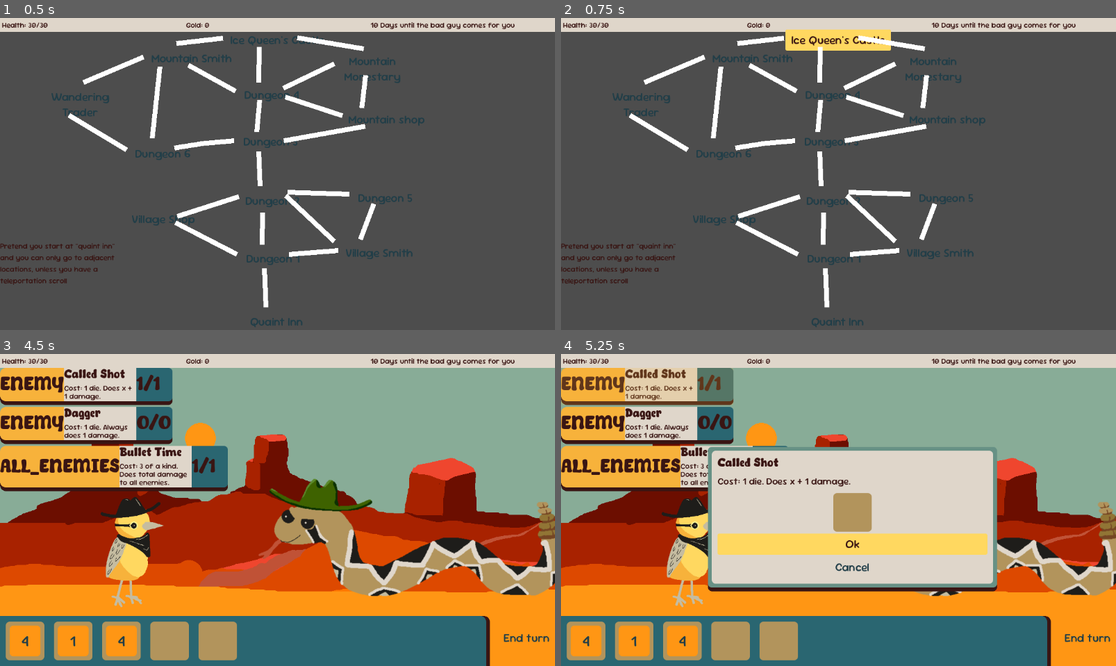
Above: before the commit, frames 1-4 (two rows, left to right).
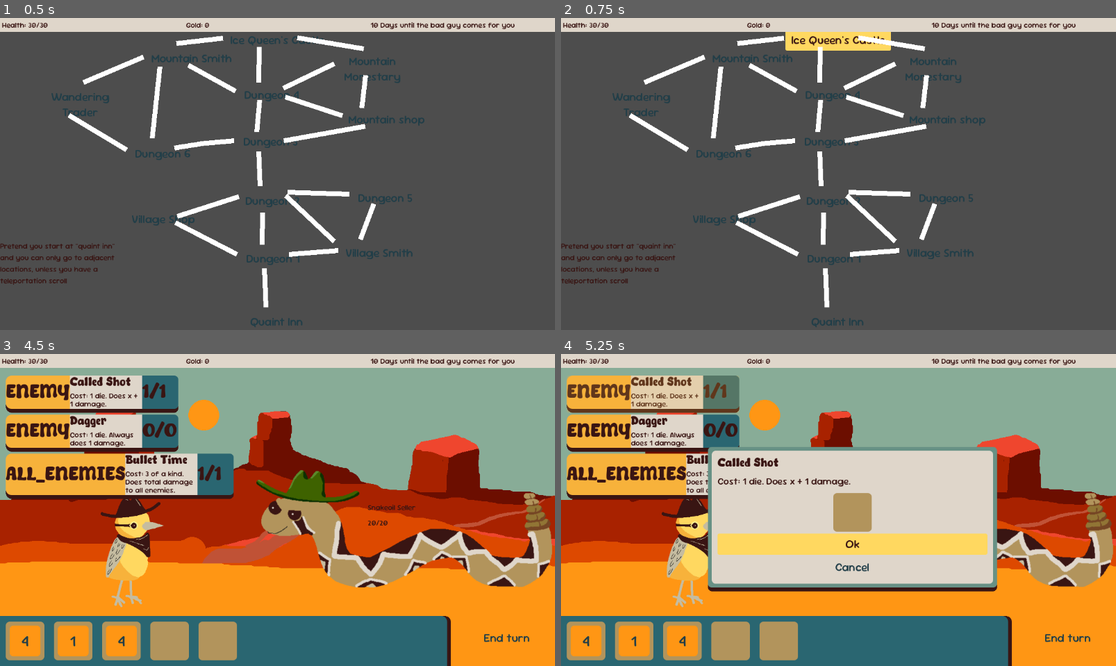
Above: after the commit, the same moments.

Repository: maryilewis/dice-game
Game: Godot game, scene res://main/main.tscn
The game is run twice, just before and just after one commit, with the same random seed, the same clock (stepped at 60 frames per second) and the same inputs.
Inputs (mouse positions are in pixels of both pictures, inside the frame that each line leads up to):
- Up to frame 1 (0.5 s): no input
- Up to frame 2 (0.75 s): click "Ice Queen's Castle" at 0.5 s
- Up to frame 3 (4.5 s): click "Mountain Monestary" at 1.25 s; click "Mountain shop" at 2 s; click "Mountain Smith" at 2.75 s; click "Wandering Trader" at 3.5 s; click "Dungeon 1" at 4.25 s
- Up to frame 4 (5.25 s): click (649, 385) at 5.02 s

Frame 1 is identical in both runs. In frame 2, 0.2% of the frame differs, in the area x 40-60%, y 3-5%; in frame 3, 38%, in the area x 0-100%, y 4-100%; in frame 4, 23%.

Commit message:
show enemy

Diff:
--- a/characters/character.gd
+++ b/characters/character.gd
@@ -7,6 +7,13 @@
 var hp_max: int = 20
 var armor: int = 0
 var block: int = 0
+
+
+
+func turn_reset():
+	block = 0
+
+
 
 func take_damage(amt: int, ignore_armor: bool = false):
 	if amt == 0:
@@ -42,5 +49,9 @@
 	block += amt
 
 
-func turn_reset():
-	block = 0
+func set_armor(amt):
+	armor = amt
+
+
+func gain_armor(amt):
+	armor += amt
--- a/characters/enemies/enemy.gd
+++ b/characters/enemies/enemy.gd
@@ -1,5 +1,8 @@
 @abstract
 class_name Enemy extends Character
 
+var image_path: String
+var display_name: String
+
 @abstract
 func take_turn(enemies: Array, player: Player)
--- a/characters/enemies/regular_enemy.gd
+++ b/characters/enemies/enemy_snakey.gd
@@ -1,4 +1,11 @@
 class_name RegularEnemy extends Enemy
+
+
+func _init():
+	display_name = "Snakeoil Seller"
+	hp = 20
+	hp_max = hp
+	image_path = "res://images/snakey.png"
 
 
 func take_turn(_enemies: Array, player: Player):
--- /dev/null
+++ b/characters/enemies/enemy_visual.gd
@@ -0,0 +1,10 @@
+class_name EnemyVisual extends Node2D
+
+var enemy: Enemy:
+	set(value):
+		enemy = value
+		%Name.text = enemy.display_name
+		%HP.text = str(enemy.hp) + "/" + str(enemy.hp_max)
+		$Sprite2D.texture = load(enemy.image_path)
+	get():
+		return enemy
--- a/characters/enemies/enemy_visual.tscn
+++ b/characters/enemies/enemy_visual.tscn
@@ -1,13 +1,24 @@
-[gd_scene format=3 uid="uid://br8030cxjs20k"]
+[gd_scene load_steps=3 format=3 uid="uid://br8030cxjs20k"]
+
+[ext_resource type="Script" uid="uid://ckgdvsjrckgrn" path="res://characters/enemies/enemy_visual.gd" id="1_eoq23"]
+[ext_resource type="Texture2D" uid="uid://cpayjcdgpyogg" path="res://images/snakey.png" id="2_us8be"]
 
 [node name="Enemy" type="Node2D"]
+script = ExtResource("1_eoq23")
+
+[node name="Sprite2D" type="Sprite2D" parent="."]
+texture = ExtResource("2_us8be")
 
 [node name="Name" type="Label" parent="."]
 unique_name_in_owner = true
-offset_right = 40.0
-offset_bottom = 23.0
+offset_left = -71.0
+offset_top = -71.0
+offset_right = 91.0
+offset_bottom = -50.0
 
 [node name="HP" type="Label" parent="."]
 unique_name_in_owner = true
-offset_right = 40.0
-offset_bottom = 23.0
+offset_left = -71.0
+offset_top = -39.0
+offset_right = 87.0
+offset_bottom = -15.0
--- a/locations/dungeon_visual.gd
+++ b/locations/dungeon_visual.gd
@@ -3,6 +3,8 @@
 const DIE = preload("uid://b7tillw5s46vh")
 const ABILITY_SUMMARY = preload("uid://c4y33hfvqujok")
 const ABILITY_LIST_ITEM = preload("uid://bv2jb61ljkhrv")
+const ENEMY_VISUAL = preload("uid://br8030cxjs20k")
+
 
 @export var player: Player
 @export var dungeon: Dungeon
@@ -11,8 +13,21 @@
 
 
 func _ready():
+	_show_enemies()
 	_list_abilities()
 	_on_turn_start()
+
+
+func _show_enemies():
+	print(dungeon.enemies)
+	var enemy_index = 0
+	for enemy in dungeon.enemies:
+		print("Hi, ", enemy.display_name)
+		var vis = ENEMY_VISUAL.instantiate()
+		vis.enemy = enemy
+		%EnemySpots.get_child(enemy_index).add_child(vis)
+		enemy_index += 1
+
 
 
 func _list_abilities():
--- a/locations/dungeon_visual.tscn
+++ b/locations/dungeon_visual.tscn
@@ -1,9 +1,10 @@
-[gd_scene load_steps=6 format=3 uid="uid://cqelnplfpmwub"]
+[gd_scene load_steps=7 format=3 uid="uid://cqelnplfpmwub"]
 
 [ext_resource type="Script" uid="uid://b5ald3x4a2rrj" path="res://locations/dungeon_visual.gd" id="1_m27jx"]
 [ext_resource type="Texture2D" uid="uid://dea6ame11lyg" path="res://images/dice formations background.png" id="2_8vgkd"]
 [ext_resource type="Texture2D" uid="uid://dosmvqgay6ja6" path="res://images/Lark Meadows.png" id="2_vwmrs"]
 [ext_resource type="Texture2D" uid="uid://cpayjcdgpyogg" path="res://images/snakey.png" id="4_shdhk"]
+[ext_resource type="PackedScene" uid="uid://br8030cxjs20k" path="res://characters/enemies/enemy_visual.tscn" id="5_xlr57"]
 
 [sub_resource type="StyleBoxFlat" id="StyleBoxFlat_shdhk"]
 bg_color = Color(0.16470589, 0.4, 0.44313726, 1)
@@ -23,34 +24,45 @@
 script = ExtResource("1_m27jx")
 
 [node name="TextureRect" type="TextureRect" parent="."]
+z_as_relative = false
 layout_mode = 1
 anchors_preset = 5
 anchor_left = 0.5
 anchor_right = 0.5
-offset_left = -616.0
-offset_right = 616.0
-offset_bottom = 706.0
+offset_left = -609.0
+offset_top = -48.0
+offset_right = 623.0
+offset_bottom = 658.0
 grow_horizontal = 2
 texture = ExtResource("2_8vgkd")
 
-[node name="AbilityButtons" type="VBoxContainer" parent="."]
-unique_name_in_owner = true
+[node name="VBoxContainer" type="VBoxContainer" parent="."]
 layout_mode = 1
-anchors_preset = 9
+anchors_preset = 15
+anchor_right = 1.0
 anchor_bottom = 1.0
+grow_horizontal = 2
 grow_vertical = 2
 
-[node name="BottomOfScreen" type="HBoxContainer" parent="."]
-layout_mode = 1
-anchors_preset = 12
-anchor_top = 1.0
-anchor_right = 1.0
-anchor_bottom = 1.0
-offset_top = -31.0
-grow_horizontal = 2
-grow_vertical = 0
+[node name="ScrollContainer" type="ScrollContainer" parent="VBoxContainer"]
+layout_mode = 2
+size_flags_vertical = 3
 
-[node name="MarginContainer" type="MarginContainer" parent="BottomOfScreen"]
+[node name="MarginContainer" type="MarginContainer" parent="VBoxContainer/ScrollContainer"]
+layout_mode = 2
+theme_override_constants/margin_left = 12
+theme_override_constants/margin_top = 16
+
+[node name="AbilityButtons" type="VBoxContainer" parent="VBoxContainer/ScrollContainer/MarginContainer"]
+unique_name_in_owner = true
+layout_mode = 2
+
+[node name="BottomOfScreen" type="HBoxContainer" parent="VBoxContainer"]
+z_index = 20
+z_as_relative = false
+layout_mode = 2
+
+[node name="MarginContainer" type="MarginContainer" parent="VBoxContainer/BottomOfScreen"]
 layout_mode = 2
 size_flags_horizontal = 3
 theme_override_constants/margin_left = 0
@@ -58,39 +70,55 @@
 theme_override_constants/margin_right = 12
 theme_override_constants/margin_bottom = 0
 
-[node name="PanelContainer" type="PanelContainer" parent="BottomOfScreen/MarginContainer"]
+[node name="PanelContainer" type="PanelContainer" parent="VBoxContainer/BottomOfScreen/MarginContainer"]
 custom_minimum_size = Vector2(100, 100)
 layout_mode = 2
 size_flags_horizontal = 3
 theme_override_styles/panel = SubResource("StyleBoxFlat_shdhk")
 
-[node name="MarginContainer" type="MarginContainer" parent="BottomOfScreen/MarginContainer/PanelContainer"]
+[node name="MarginContainer" type="MarginContainer" parent="VBoxContainer/BottomOfScreen/MarginContainer/PanelContainer"]
 layout_mode = 2
 theme_override_constants/margin_left = 12
 theme_override_constants/margin_top = 12
 theme_override_constants/margin_right = 12
 theme_override_constants/margin_bottom = 12
 
-[node name="DiceContainer" type="HBoxContainer" parent="BottomOfScreen/MarginContainer/PanelContainer/MarginContainer"]
+[node name="DiceContainer" type="HBoxContainer" parent="VBoxContainer/BottomOfScreen/MarginContainer/PanelContainer/MarginContainer"]
 unique_name_in_owner = true
 layout_mode = 2
 theme_override_constants/separation = 20
 
-[node name="EndTurnButton" type="Button" parent="BottomOfScreen"]
+[node name="EndTurnButton" type="Button" parent="VBoxContainer/BottomOfScreen"]
 unique_name_in_owner = true
+custom_minimum_size = Vector2(200, 0)
 layout_mode = 2
 size_flags_horizontal = 8
 text = "End turn"
 
-[node name="LarkMeadows" type="Sprite2D" parent="."]
+[node name="Snakey" type="Sprite2D" parent="."]
+visible = false
+position = Vector2(861, 368)
+texture = ExtResource("4_shdhk")
+
+[node name="Characters" type="Node2D" parent="."]
+
+[node name="LarkMeadows" type="Sprite2D" parent="Characters"]
 position = Vector2(276.00003, 376.00003)
 scale = Vector2(0.590301, 0.58418894)
 texture = ExtResource("2_vwmrs")
 
-[node name="Snakey" type="Sprite2D" parent="."]
-position = Vector2(861, 368)
-texture = ExtResource("4_shdhk")
+[node name="EnemySpots" type="Node2D" parent="Characters"]
+unique_name_in_owner = true
+position = Vector2(834, 350)
 
-[node name="Enemies" type="Node2D" parent="."]
+[node name="Spot1" type="Node2D" parent="Characters/EnemySpots"]
 
-[connection signal="pressed" from="BottomOfScreen/EndTurnButton" to="." method="_on_end_turn_button_pressed"]
+[node name="Enemy" parent="Characters/EnemySpots/Spot1" instance=ExtResource("5_xlr57")]
+
+[node name="Spot2" type="Node2D" parent="Characters/EnemySpots"]
+position = Vector2(225, 150)
+
+[node name="Spot3" type="Node2D" parent="Characters/EnemySpots"]
+position = Vector2(-299, 150)
+
+[connection signal="pressed" from="VBoxContainer/BottomOfScreen/EndTurnButton" to="." method="_on_end_turn_button_pressed"]
--- a/main/main.gd
+++ b/main/main.gd
@@ -1,6 +1,8 @@
 extends Control
 
 const DUNGEON_VISUAL = preload("uid://cqelnplfpmwub")
+const EnemySnakey = preload("uid://blj8h2c3quyhk")
+
 
 var player: Player
 @onready var status_bar: StatusBar = %StatusBar
--- a/main/main.tscn
+++ b/main/main.tscn
@@ -28,6 +28,8 @@
 
 [node name="StatusBar" parent="VBoxContainer" instance=ExtResource("4_kfbq2")]
 unique_name_in_owner = true
+z_index = 30
+z_as_relative = false
 layout_mode = 2
 
 [node name="Location" type="Control" parent="VBoxContainer"]
--- a/status bar/status_bar.gd
+++ b/status bar/status_bar.gd
@@ -11,7 +11,7 @@
 	%HP.text = str(hp) + "/" + str(hp_max)
 
 func set_max_hp(amt):
-	hp_max += amt
+	hp_max = amt
 
 func set_gold(amt):
 	gold = amt
Renamed: characters/enemies/regular_enemy.gd.uid -> characters/enemies/enemy_snakey.gd.uid
Not shown, added: characters/enemies/enemy_visual.gd.uid
Binary file changed: images/Lark Meadows.aseprite
Binary file changed: images/Lark Meadows.png
Binary file changed: images/snakey.aseprite
Binary file changed: images/snakey.png
